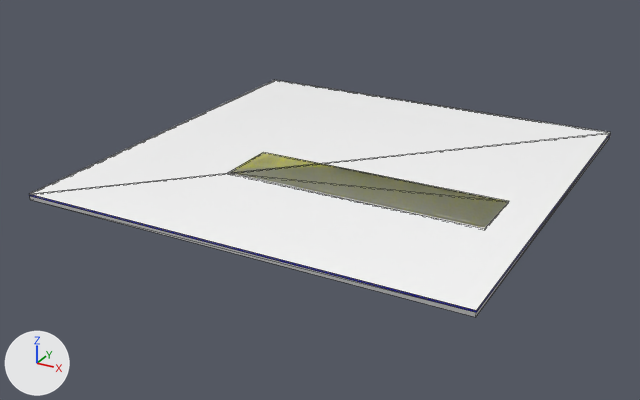
Renders of the OBJ model frontend/public/signs/Bảng hiệu bạt lót tôn 330 x 330.obj from each side of a commit.
One viewpoint serves both versions: a 50 mm lens placed at (4.56, -4.05, 2.52), pointed at (1.53, 1.46, -0.24). Lighting does not change. The marker at lower left points along +X, +Y and +Z. The first picture is the older version. Mesh edges are drawn as thin lines. Where no turn or scale is listed for an object, it has been applied to the vertices. Vertices at exactly the same position are counted once.

In view in the first picture: 'bang_hieu_bat_lot_ton_330_x_330'.
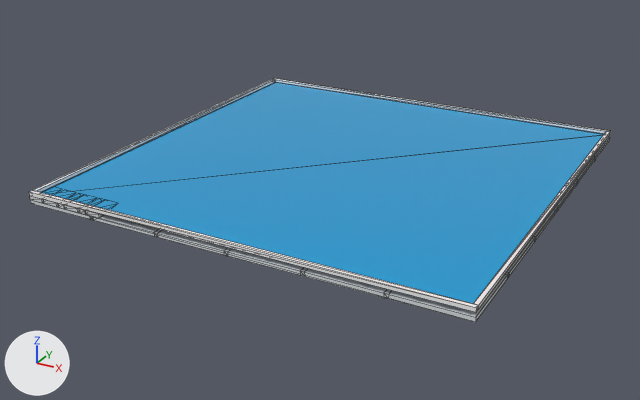
Diff of the bpy script that builds the scene:
```diff
--- a/frontend/public/signs/Bảng hiệu bạt lót tôn 330 x 330.obj.py
+++ b/frontend/public/signs/Bảng hiệu bạt lót tôn 330 x 330.obj.py
@@ mat_mat_e5e5e5 @@
+mat_mat_e5e5e5 = principled_material('Mat_e5e5e5')
+mat_mat_e5e5e5.base_color = (0.898, 0.898, 0.898)  # white #f3f3f3
+mat_mat_e5e5e5.roughness = 0.0
@@ mat_mat_b0b8c0 @@
+mat_mat_b0b8c0 = principled_material('Mat_b0b8c0')
+mat_mat_b0b8c0.base_color = (0.69, 0.722, 0.753)  # light grey #d8dde1
+mat_mat_b0b8c0.roughness = 0.0
@@ mat_mat_0052a5 @@
+mat_mat_0052a5 = principled_material('Mat_0052a5')
+mat_mat_0052a5.base_color = (0.0, 0.322, 0.647)  # cyan #009ad2
+mat_mat_0052a5.roughness = 0.0
@@ me_bang_hieu_bat_lot_ton_330_x_330 @@
 # used by ob_bang_hieu_bat_lot_ton_330_x_330; location = (0.0, 0.0, 0.0)
-me_bang_hieu_bat_lot_ton_330_x_330.from_pydata(...)  # 28 vertices, 46 faces; spans x 0.0..3.3, y 0.0..3.3, z 0.0..0.05
-me_bang_hieu_bat_lot_ton_330_x_330.materials.append(mat_mat_ffff00)  # yellow #ffff00
-me_bang_hieu_bat_lot_ton_330_x_330.materials.append(mat_mat_ffffff)  # white #ffffff
+me_bang_hieu_bat_lot_ton_330_x_330.from_pydata(...)  # 162 vertices, 264 faces; spans x 0.0..3.3, y 0.0..3.3, z -0.03..0.06
+# me_bang_hieu_bat_lot_ton_330_x_330 part 1: a new loose piece, a box spanning x 0.136..0.252, y 0.0..0.2, z 0.0..0.03, in mat_mat_b0b8c0 (light grey #d8dde1)
+# me_bang_hieu_bat_lot_ton_330_x_330 part 2: a new loose piece, a box spanning x 0.328..0.444, y 0.0..0.2, z 0.0..0.03, in mat_mat_b0b8c0 (light grey #d8dde1)
+# me_bang_hieu_bat_lot_ton_330_x_330 part 3: a new loose piece, a box spanning x 0.52..0.636, y 0.0..0.2, z 0.0..0.03, in mat_mat_b0b8c0 (light grey #d8dde1)
+# me_bang_hieu_bat_lot_ton_330_x_330 part 4: the loose piece of 8 vertices spanning x 1.0..3.0, y 1.0..1.5, z 0.03..0.04 is deleted
+# me_bang_hieu_bat_lot_ton_330_x_330 part 5: 2 vertices moved from x 0.0..3.3, y 0.0..3.3, z 0.03..0.04 to x 0.0..3.3, y 0.0..3.3, z 0.06; 10 vertices removed from x 0.0..3.3, y 0.0..3.3, z 0.03..0.05; 32 vertices added at x 0.0..3.3, y 0.0..3.3, z -0.03..0.06
+# me_bang_hieu_bat_lot_ton_330_x_330 part 6: 2 faces spanning x 0.0..3.3, y 0.0..3.3, z 0.0 switch from mat_mat_808080 (grey #bcbcbc) to mat_mat_b0b8c0 (light grey #d8dde1)
+# me_bang_hieu_bat_lot_ton_330_x_330 part 7: 2 faces spanning x 0.0..3.3, y 0.0..3.3, z 0.03..0.06 switch from mat_mat_0000ff (blue #0000ff) to mat_mat_e5e5e5 (white #f3f3f3)
+# other edits to the shape of me_bang_hieu_bat_lot_ton_330_x_330 do not show in these pictures
+me_bang_hieu_bat_lot_ton_330_x_330.materials.append(mat_mat_0052a5)  # cyan #009ad2
```

Location of each change, (x1, y1, x2, y2) in pixels of the pictures (640 x 400 px):
'bang_hieu_bat_lot_ton_330_x_330', reshaped
    before: (30, 80, 611, 317)
    after: (29, 78, 611, 322)
part 1 of me_bang_hieu_bat_lot_ton_330_x_330, added
    after: (44, 200, 59, 207)
part 2 of me_bang_hieu_bat_lot_ton_330_x_330, added
    after: (65, 205, 80, 212)
part 3 of me_bang_hieu_bat_lot_ton_330_x_330, added
    after: (86, 211, 103, 218)
part 4 of me_bang_hieu_bat_lot_ton_330_x_330, deleted
    before: (232, 152, 507, 227)
part 5 of me_bang_hieu_bat_lot_ton_330_x_330, cut back
    before: (30, 80, 611, 312)
    after: (29, 78, 611, 322)
part 6 of me_bang_hieu_bat_lot_ton_330_x_330, recoloured
    after: (43, 137, 610, 317)
part 7 of me_bang_hieu_bat_lot_ton_330_x_330, recoloured
    before: (59, 203, 476, 312)
    after: (36, 197, 477, 312)
